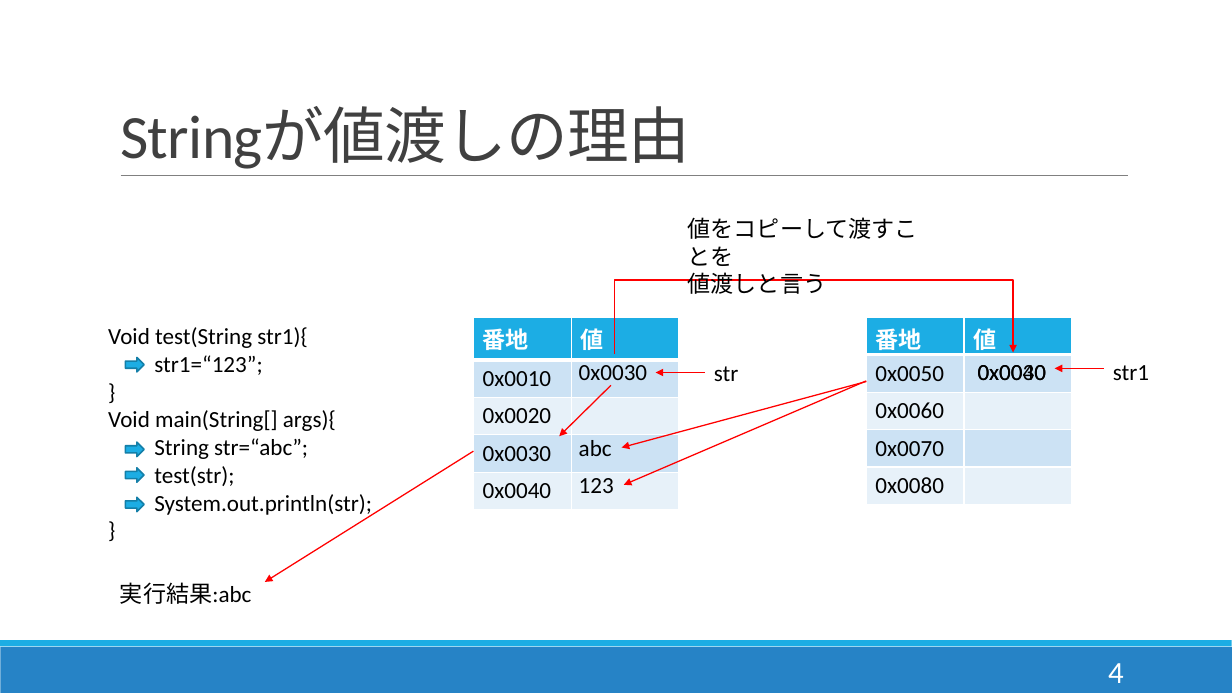
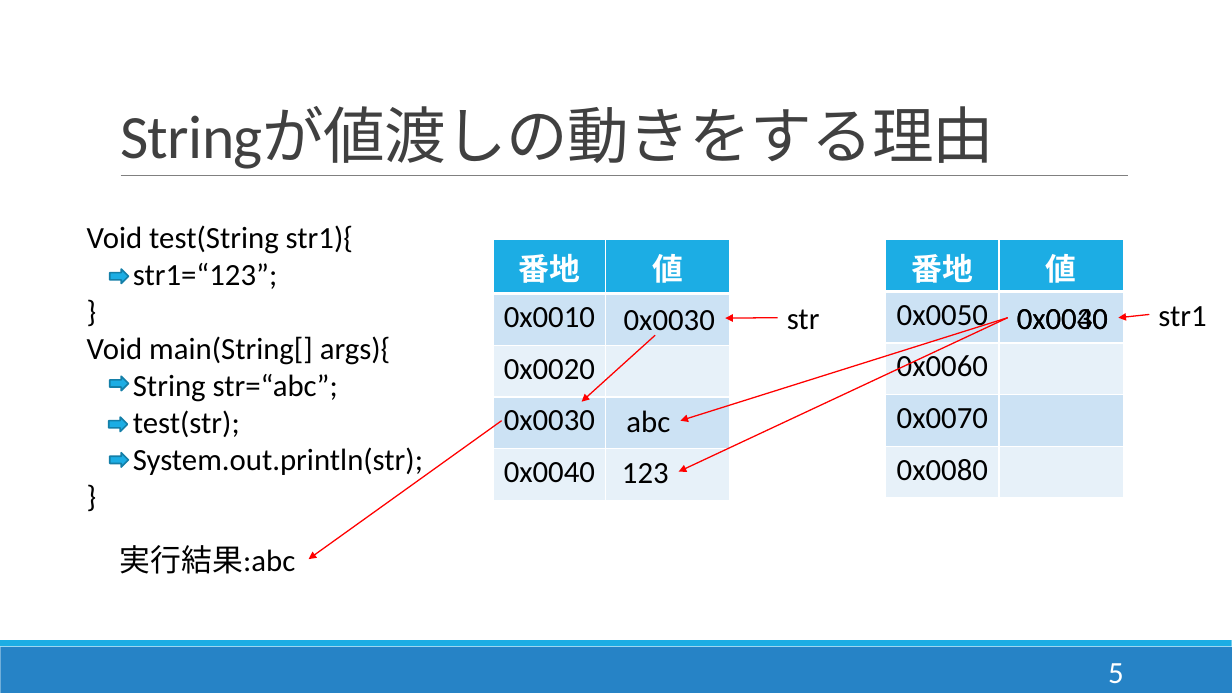
Before and after one commit to y-aiyoshizawa/1st-training, a slide deck: slide 6 of プレゼン/成果発表(相吉澤).pptx (slide 5 before the commit). Drawn at 1232x693 pixels with LibreOffice and Linux fonts; fonts in the diff are those of the drawing. Boxes give left, top, right and bottom in pixels: in the first picture for what was removed or moved away, otherwise in the second. Text is boxed around its words. In the diff, an @@ line names an element or a change of style, - is before the commit and + after.

Commit message:
文字サイズの修正 最初に得たことを追加 克服したことを追加

```diff
--- a/プレゼン/成果発表(相吉澤).pptx
+++ b/プレゼン/成果発表(相吉澤).pptx
@@ title at (120,107,994,169): text changed @@
-Stringが値渡しの理由
+Stringが値渡しの動きをする理由
@@ text "Void test(String str1){": place and size @@
-text "Void test(String str1){" at (108,327,372,517)
+text "Void test(String str1){" at (87,225,423,478)
@@ text removed at (688,217,918,294) @@
-値をコピーして渡すことを
-値渡しと言う
@@ right arrow: place and size @@
-right arrow at (126,358,144,372)
+right arrow at (110,269,128,284)
@@ table at (494,240,730,498) @@
@@ size 18 to 24 pt @@
@@ alignment left to centre @@
@@ table: place and size @@
-table at (473,317,678,505)
+table at (494,240,730,498)
@@ table at (886,240,1124,498) @@
@@ size 18 to 24 pt @@
@@ alignment left to centre @@
@@ table: place and size @@
-table at (867,317,1072,505)
+table at (886,240,1124,498)
@@ text "0x0030": place and size @@
-text "0x0030" at (579,361,647,387)
+text "0x0030" at (624,310,715,338)
@@ elbow arrow removed from (615, 354) to (1013, 353) @@
@@ text "str": place and size @@
-text "str" at (714,366,739,381)
+text "str" at (787,309,820,330)
@@ text "0x0030": place and size @@
-text "0x0030" at (978,365,1046,381)
+text "0x0030" at (1017,309,1108,330)
@@ text "0x0040": place and size @@
-text "0x0040" at (978,365,1046,381)
+text "0x0040" at (1017,309,1108,330)
@@ text "str1": place and size @@
-text "str1" at (1113,365,1149,380)
+text "str1" at (1158,306,1206,327)
@@ arrow moved from (867, 381) - (624, 485) to (1008, 318) - (678, 471) @@
@@ arrow moved from (867, 382) - (622, 447) to (1008, 318) - (680, 421) @@
@@ arrow moved from (705, 372) - (655, 372) to (778, 318) - (726, 318) @@
@@ arrow moved from (1104, 369) - (1055, 369) to (1150, 314) - (1118, 318) @@
@@ arrow moved from (611, 385) - (559, 436) to (655, 335) - (581, 402) @@
@@ right arrow: place and size @@
-right arrow at (126,443,144,457)
+right arrow at (110,376,128,391)
@@ right arrow: place and size @@
-right arrow at (126,468,144,482)
+right arrow at (109,417,128,432)
@@ text "abc": place and size @@
-text "abc" at (579,440,612,456)
+text "abc" at (626,410,670,433)
@@ arrow moved from (473, 451) - (265, 582) to (502, 421) - (309, 559) @@
@@ text "123": place and size @@
-text "123" at (579,478,614,493)
+text "123" at (622,463,669,484)
@@ right arrow: place and size @@
-right arrow at (126,497,144,512)
+right arrow at (110,453,128,468)
@@ size 18 to 24 pt in 9 elements at (622,463,669,484), (87,225,423,478), (626,410,670,433), (1017,309,1108,330), (1017,309,1108,330), (1158,306,1206,327), (624,310,715,338), (787,309,820,330), (120,545,295,574) @@
@@ text "実行結果:abc": place and size @@
-text "実行結果:abc" at (120,582,251,604)
+text "実行結果:abc" at (120,545,295,574)
@@ page number at (1108,663,1124,683): text changed @@
-4
+5
```
Also in this commit, not shown: 6 other slides changed, 2 slides added.
